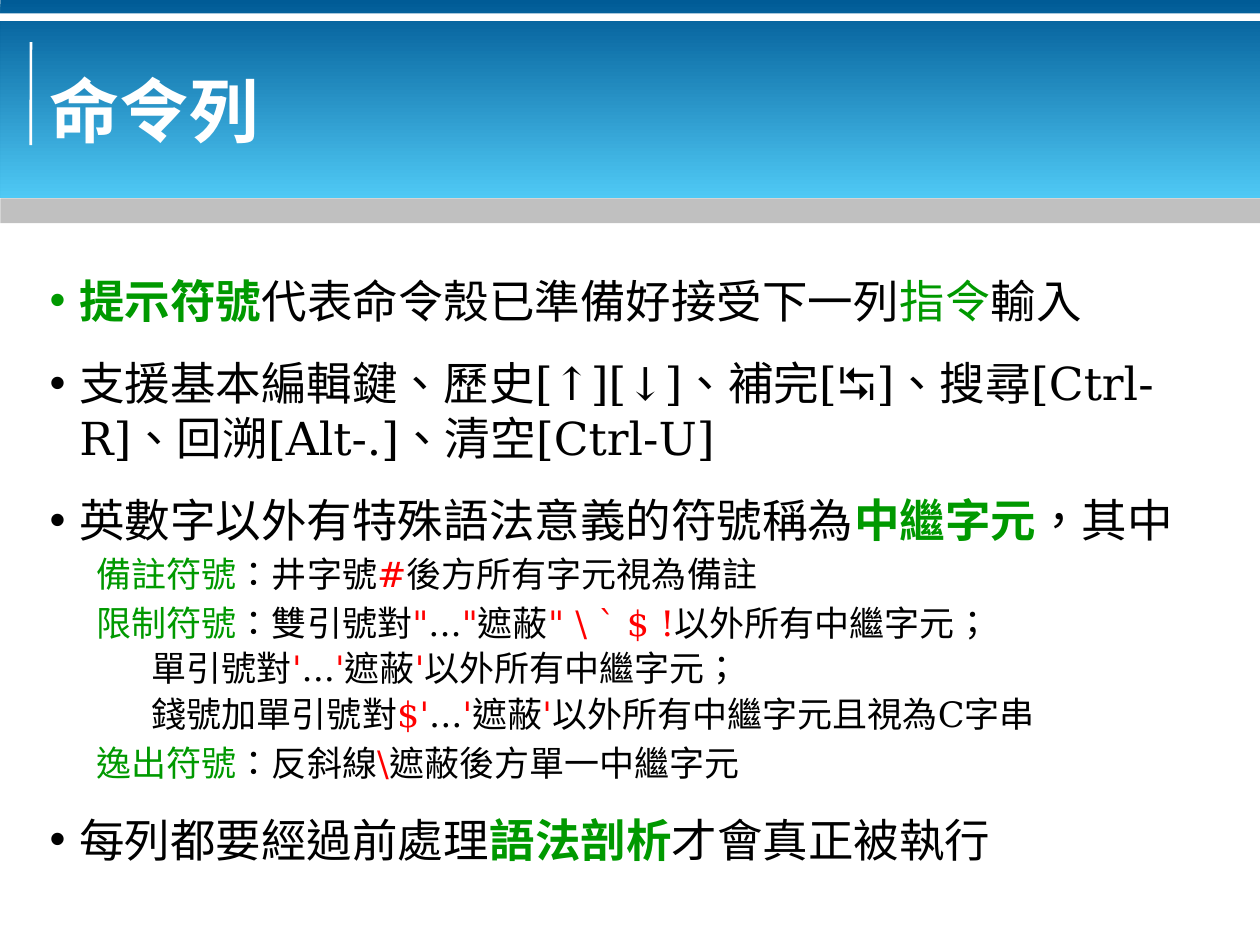
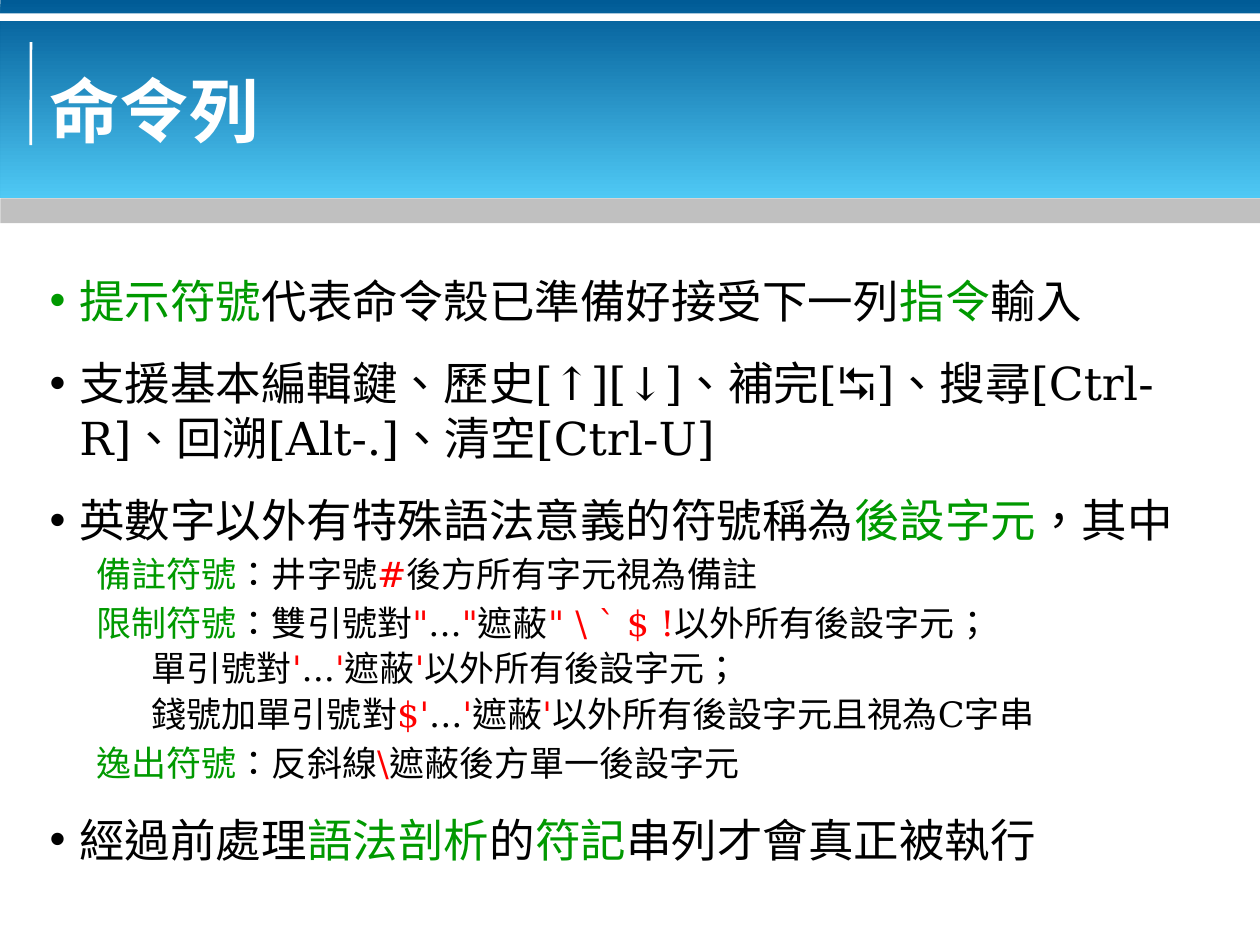
Before and after one commit to bluebat/.presentations, a slide deck: slide 6 of bash-basics.odp. Drawn at 1260x945 pixels with LibreOffice and Linux fonts; fonts in the diff are those of the drawing; background and template pictures are left out. Boxes give left, top, right and bottom in pixels: in the first picture for what was removed or moved away, otherwise in the second. Text is boxed around its words. In the diff, an @@ line names an element or a change of style, - is before the commit and + after.

```diff
--- a/bash-basics.odp
+++ b/bash-basics.odp
@@ text at [79,279,1081,322]: bold off in "提示符號代表命令殼已準備好接受下一列指令輸入" @@
@@ text at [79,498,1173,541]: text changed @@
-• 英數字以外有特殊語法意義的符號稱為中繼字元，其中
+• 英數字以外有特殊語法意義的符號稱為後設字元，其中
@@ text at [79,606,1035,861]: text changed @@
-限制符號：雙引號對"..."遮蔽" \ ` $ !以外所有中繼字元；
-單引號對'...'遮蔽'以外所有中繼字元；
-錢號加單引號對$'...'遮蔽'以外所有中繼字元且視為C字串
-逸出符號：反斜線\遮蔽後方單一中繼字元
-• 每列都要經過前處理語法剖析才會真正被執行
+限制符號：雙引號對"..."遮蔽" \ ` $ !以外所有後設字元；
+單引號對'...'遮蔽'以外所有後設字元；
+錢號加單引號對$'...'遮蔽'以外所有後設字元且視為C字串
+逸出符號：反斜線\遮蔽後方單一後設字元
+• 經過前處理語法剖析的符記串列才會真正被執行
```
Also in this commit, not shown: 5 other slides changed.
